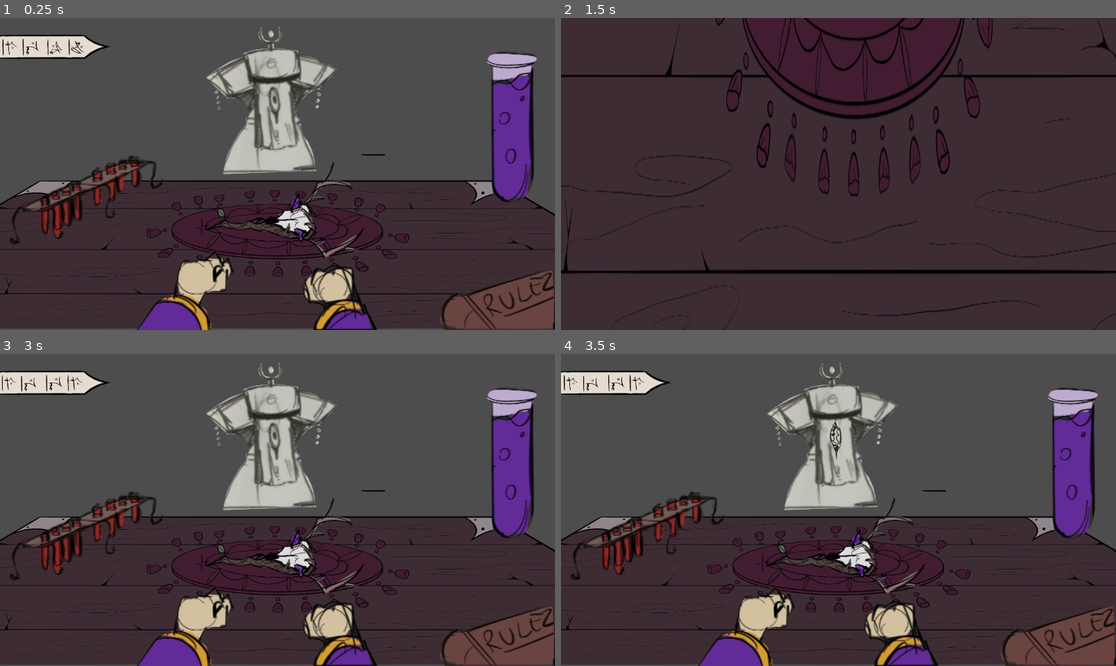
Above: before the commit, frames 1-4 (two rows, left to right).
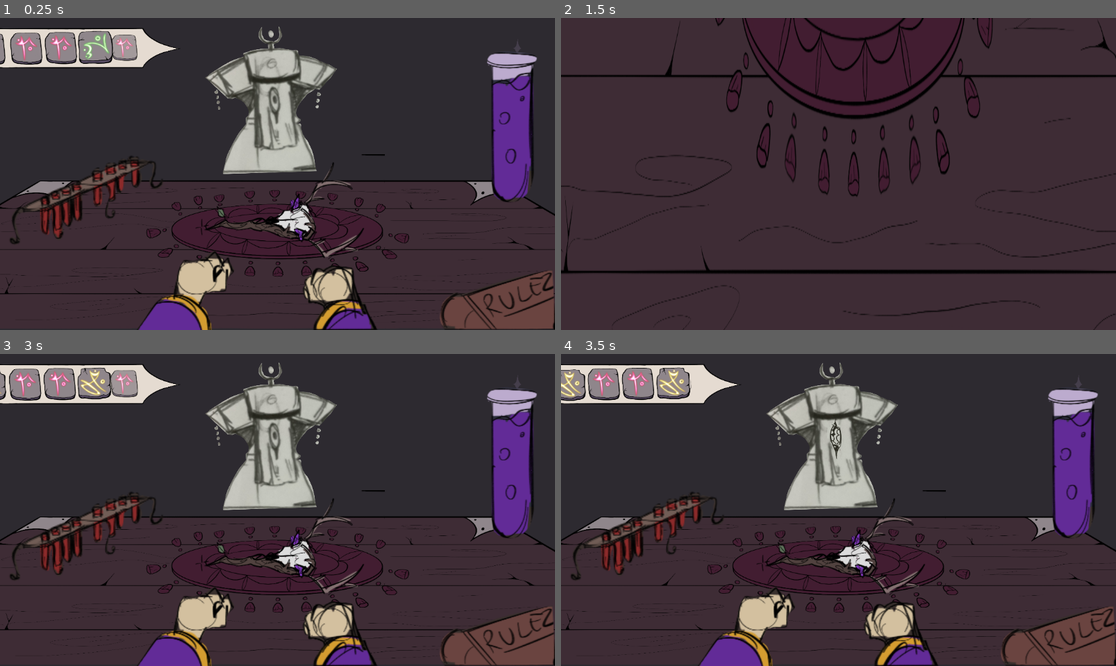
Above: after the commit, the same moments.

Repository: PSielchan/hex_rulette
Game: Godot game, scene res://scenes/game.tscn
Two runs of this game, one before a commit and one after it. Both use one fixed random seed, a clock stepped at 60 frames per second and the inputs below.
Inputs (mouse positions are in pixels of both pictures, inside the frame that each line leads up to):
- Up to frame 1 (0.25 s): no input
- Up to frame 2 (1.5 s): click (1043, 295) at 0.52 s; click (916, 136) at 1.25 s
- Up to frame 3 (3 s): click (222, 475) at 2 s; click (482, 631) at 2.77 s
- Up to frame 4 (3.5 s): no input

The runs differ from the first frame. In frame 1, 43% of the frame differs, in the area x 0-100%, y 0-100%; in frame 2, less than 0.1%; in frame 3, 43%; in frame 4, 43%.

Commit message:
queue done, and some of the background

Diff:
--- /dev/null
+++ b/scenes/background.tscn
@@ -0,0 +1,57 @@
+[gd_scene load_steps=7 format=3 uid="uid://7ko1vyjp002k"]
+
+[ext_resource type="Script" uid="uid://bpcb54v2k1sxf" path="res://scripts/background.gd" id="1_jougr"]
+[ext_resource type="Texture2D" uid="uid://c5fevcsuq0eb1" path="res://assets/background/background.png" id="1_oabld"]
+[ext_resource type="Texture2D" uid="uid://b3qkbybqso6fg" path="res://assets/background/star.png" id="2_y0upk"]
+
+[sub_resource type="Animation" id="Animation_jougr"]
+resource_name = "flicker"
+tracks/0/type = "value"
+tracks/0/imported = false
+tracks/0/enabled = true
+tracks/0/path = NodePath("Background/Star_0:scale")
+tracks/0/interp = 1
+tracks/0/loop_wrap = true
+tracks/0/keys = {
+"times": PackedFloat32Array(0, 0.266667, 0.5, 0.766667, 1),
+"transitions": PackedFloat32Array(1, 1, 1, 1, 1),
+"update": 0,
+"values": [Vector2(1, 1), Vector2(1.25, 1.25), Vector2(1, 1), Vector2(0.75, 0.75), Vector2(1, 1)]
+}
+
+[sub_resource type="Animation" id="Animation_cbsqf"]
+length = 0.001
+tracks/0/type = "value"
+tracks/0/imported = false
+tracks/0/enabled = true
+tracks/0/path = NodePath("Background/Star_0:scale")
+tracks/0/interp = 1
+tracks/0/loop_wrap = true
+tracks/0/keys = {
+"times": PackedFloat32Array(0),
+"transitions": PackedFloat32Array(1),
+"update": 0,
+"values": [Vector2(1, 1)]
+}
+
+[sub_resource type="AnimationLibrary" id="AnimationLibrary_wisxt"]
+_data = {
+&"RESET": SubResource("Animation_cbsqf"),
+&"flicker": SubResource("Animation_jougr")
+}
+
+[node name="Background" type="Node2D"]
+script = ExtResource("1_jougr")
+
+[node name="Background" type="Sprite2D" parent="."]
+z_index = -10
+texture = ExtResource("1_oabld")
+
+[node name="Star_0" type="Sprite2D" parent="Background"]
+position = Vector2(1004, -551)
+texture = ExtResource("2_y0upk")
+
+[node name="AnimationPlayer" type="AnimationPlayer" parent="."]
+libraries = {
+&"": SubResource("AnimationLibrary_wisxt")
+}
--- a/scenes/game.tscn
+++ b/scenes/game.tscn
@@ -10,6 +10,7 @@
 [ext_resource type="PackedScene" uid="uid://htrxa20sgcmh" path="res://scenes/player_r.tscn" id="7_u5sy4"]
 [ext_resource type="PackedScene" uid="uid://bcp576jlgiq84" path="res://scenes/rozdzka.tscn" id="8_gee14"]
 [ext_resource type="PackedScene" uid="uid://daued87qsq53c" path="res://scenes/queue.tscn" id="10_vtaks"]
+[ext_resource type="PackedScene" uid="uid://7ko1vyjp002k" path="res://scenes/background.tscn" id="11_kvpfn"]
 
 [node name="Game" type="Node2D"]
 
@@ -52,7 +53,10 @@
 position = Vector2(-135, 717)
 
 [node name="Queue" parent="." instance=ExtResource("10_vtaks")]
-position = Vector2(-1127, -510)
+position = Vector2(-990, -501)
+
+[node name="Background" parent="." instance=ExtResource("11_kvpfn")]
+position = Vector2(15, 107)
 
 [connection signal="timeout" from="Main/Timer" to="Main" method="_on_timer_timeout"]
 [connection signal="timeout" from="Main/Timer2" to="Main" method="_on_timer_timeout"]
--- a/scenes/queue.tscn
+++ b/scenes/queue.tscn
@@ -1,74 +1,85 @@
-[gd_scene load_steps=11 format=3 uid="uid://daued87qsq53c"]
+[gd_scene load_steps=10 format=3 uid="uid://daued87qsq53c"]
 
 [ext_resource type="Texture2D" uid="uid://bkeymkc4c83i0" path="res://assets/queue/queue.png" id="1_ifv7a"]
 [ext_resource type="Script" uid="uid://bg0iblqm1gw1c" path="res://scripts/queue_body.gd" id="2_33alr"]
-[ext_resource type="Texture2D" uid="uid://ciirfc2336uw0" path="res://assets/queue/curse_0.png" id="3_ylepo"]
-[ext_resource type="Texture2D" uid="uid://dqhqksv7utd2u" path="res://assets/queue/curse_1.png" id="4_ocuui"]
-[ext_resource type="Texture2D" uid="uid://i01fb4vskjrj" path="res://assets/queue/curse_2.png" id="5_mbply"]
-[ext_resource type="Texture2D" uid="uid://c6531ill4b32n" path="res://assets/queue/curse_3.png" id="6_krb4q"]
-[ext_resource type="Script" uid="uid://fh3pneua3k1i" path="res://scripts/animation_player.gd" id="7_ylepo"]
+[ext_resource type="Texture2D" uid="uid://dgdpbxiyvik7i" path="res://assets/queue/hybris.png" id="3_ylepo"]
+[ext_resource type="Texture2D" uid="uid://blwuts3ui6k7m" path="res://assets/queue/agnoia.png" id="4_ocuui"]
+[ext_resource type="Texture2D" uid="uid://cwoxwdgw3dpb5" path="res://assets/queue/chronos.png" id="5_mbply"]
+[ext_resource type="Texture2D" uid="uid://d3qf143eksov6" path="res://assets/queue/fatum.png" id="6_drhpw"]
 
 [sub_resource type="Animation" id="Animation_33alr"]
 resource_name = "slide"
 tracks/0/type = "value"
 tracks/0/imported = false
 tracks/0/enabled = true
-tracks/0/path = NodePath("QueueBody/Curse4:position")
+tracks/0/path = NodePath("Curse4:position")
 tracks/0/interp = 1
 tracks/0/loop_wrap = true
 tracks/0/keys = {
 "times": PackedFloat32Array(0, 1),
 "transitions": PackedFloat32Array(1, 1),
 "update": 0,
-"values": [Vector2(-266, -4), Vector2(-182, -3)]
+"values": [Vector2(-432, 4), Vector2(-277, 3)]
 }
 tracks/1/type = "value"
 tracks/1/imported = false
 tracks/1/enabled = true
-tracks/1/path = NodePath("QueueBody/Curse3:position")
+tracks/1/path = NodePath("Curse3:position")
 tracks/1/interp = 1
 tracks/1/loop_wrap = true
 tracks/1/keys = {
 "times": PackedFloat32Array(0, 1),
 "transitions": PackedFloat32Array(1, 1),
 "update": 0,
-"values": [Vector2(-182, -1.99998), Vector2(-98, -4)]
+"values": [Vector2(-277, 3), Vector2(-130, -1)]
 }
 tracks/2/type = "value"
 tracks/2/imported = false
 tracks/2/enabled = true
-tracks/2/path = NodePath("QueueBody/Curse2:position")
+tracks/2/path = NodePath("Curse2:position")
 tracks/2/interp = 1
 tracks/2/loop_wrap = true
 tracks/2/keys = {
 "times": PackedFloat32Array(0, 1),
 "transitions": PackedFloat32Array(1, 1),
 "update": 0,
-"values": [Vector2(-94, -7), Vector2(8, -7)]
+"values": [Vector2(-132.589, -0.0741248), Vector2(11, -2)]
 }
 tracks/3/type = "value"
 tracks/3/imported = false
 tracks/3/enabled = true
-tracks/3/path = NodePath("QueueBody/Curse1:position")
+tracks/3/path = NodePath("Curse1:position")
 tracks/3/interp = 1
 tracks/3/loop_wrap = true
 tracks/3/keys = {
 "times": PackedFloat32Array(0, 1),
 "transitions": PackedFloat32Array(1, 1),
 "update": 0,
-"values": [Vector2(5, -3), Vector2(93, -3)]
+"values": [Vector2(5.48386, -3.38281), Vector2(154, -4)]
 }
 tracks/4/type = "value"
 tracks/4/imported = false
 tracks/4/enabled = true
-tracks/4/path = NodePath("QueueBody/Curse0:self_modulate")
+tracks/4/path = NodePath("Curse0:self_modulate")
 tracks/4/interp = 1
 tracks/4/loop_wrap = true
 tracks/4/keys = {
-"times": PackedFloat32Array(0.0333333, 1),
+"times": PackedFloat32Array(0, 1),
 "transitions": PackedFloat32Array(1, 1),
 "update": 0,
 "values": [Color(1, 1, 1, 1), Color(1, 1, 1, 0)]
+}
+tracks/5/type = "value"
+tracks/5/imported = false
+tracks/5/enabled = true
+tracks/5/path = NodePath("Curse0:scale")
+tracks/5/interp = 1
+tracks/5/loop_wrap = true
+tracks/5/keys = {
+"times": PackedFloat32Array(0, 1),
+"transitions": PackedFloat32Array(1, 1),
+"update": 0,
+"values": [Vector2(0.975261, 0.975261), Vector2(0, 0)]
 }
 
 [sub_resource type="Animation" id="Animation_ylepo"]
@@ -76,55 +87,55 @@
 tracks/0/type = "value"
 tracks/0/imported = false
 tracks/0/enabled = true
-tracks/0/path = NodePath("QueueBody/Curse4:position")
+tracks/0/path = NodePath("Curse4:position")
 tracks/0/interp = 1
 tracks/0/loop_wrap = true
 tracks/0/keys = {
 "times": PackedFloat32Array(0),
 "transitions": PackedFloat32Array(1),
 "update": 0,
-"values": [Vector2(-266, -4)]
+"values": [Vector2(-432, 4)]
 }
 tracks/1/type = "value"
 tracks/1/imported = false
 tracks/1/enabled = true
-tracks/1/path = NodePath("QueueBody/Curse3:position")
+tracks/1/path = NodePath("Curse3:position")
 tracks/1/interp = 1
 tracks/1/loop_wrap = true
 tracks/1/keys = {
 "times": PackedFloat32Array(0),
 "transitions": PackedFloat32Array(1),
 "update": 0,
-"values": [Vector2(-182, -1.99998)]
+"values": [Vector2(-277, 3)]
 }
 tracks/2/type = "value"
 tracks/2/imported = false
 tracks/2/enabled = true
-tracks/2/path = NodePath("QueueBody/Curse2:position")
+tracks/2/path = NodePath("Curse2:position")
 tracks/2/interp = 1
 tracks/2/loop_wrap = true
 tracks/2/keys = {
 "times": PackedFloat32Array(0),
 "transitions": PackedFloat32Array(1),
 "update": 0,
-"values": [Vector2(-94, -7)]
+"values": [Vector2(-132.589, -0.0741248)]
 }
 tracks/3/type = "value"
 tracks/3/imported = false
 tracks/3/enabled = true
-tracks/3/path = NodePath("QueueBody/Curse1:position")
+tracks/3/path = NodePath("Curse1:position")
 tracks/3/interp = 1
 tracks/3/loop_wrap = true
 tracks/3/keys = {
 "times": PackedFloat32Array(0),
 "transitions": PackedFloat32Array(1),
 "update": 0,
-"values": [Vector2(5, -3)]
+"values": [Vector2(5.48386, -3.38281)]
 }
 tracks/4/type = "value"
 tracks/4/imported = false
 tracks/4/enabled = true
-tracks/4/path = NodePath("QueueBody/Curse0:self_modulate")
+tracks/4/path = NodePath("Curse0:self_modulate")
 tracks/4/interp = 1
 tracks/4/loop_wrap = true
 tracks/4/keys = {
@@ -132,6 +143,18 @@
 "transitions": PackedFloat32Array(1),
 "update": 0,
 "values": [Color(1, 1, 1, 1)]
+}
+tracks/5/type = "value"
+tracks/5/imported = false
+tracks/5/enabled = true
+tracks/5/path = NodePath("Curse0:scale")
+tracks/5/interp = 1
+tracks/5/loop_wrap = true
+tracks/5/keys = {
+"times": PackedFloat32Array(0),
+"transitions": PackedFloat32Array(1),
+"update": 0,
+"values": [Vector2(0.975261, 0.975261)]
 }
 
 [sub_resource type="AnimationLibrary" id="AnimationLibrary_ocuui"]
@@ -148,32 +171,31 @@
 script = ExtResource("2_33alr")
 
 [node name="Curse0" type="Sprite2D" parent="QueueBody"]
-position = Vector2(97, -4)
-scale = Vector2(0.669231, 0.669231)
+position = Vector2(163, -3)
+scale = Vector2(0.975261, 0.975261)
 texture = ExtResource("3_ylepo")
 
 [node name="Curse1" type="Sprite2D" parent="QueueBody"]
-position = Vector2(5, -3)
-scale = Vector2(0.696721, 0.696721)
+position = Vector2(5.48386, -3.38281)
+scale = Vector2(0.919549, 0.919549)
 texture = ExtResource("4_ocuui")
 
 [node name="Curse2" type="Sprite2D" parent="QueueBody"]
-position = Vector2(-94, -7)
-scale = Vector2(0.720472, 0.720473)
+position = Vector2(-132.589, -0.0741248)
+scale = Vector2(0.922595, 0.922596)
 texture = ExtResource("5_mbply")
 
 [node name="Curse3" type="Sprite2D" parent="QueueBody"]
-position = Vector2(-182, -1.99998)
-scale = Vector2(0.689655, 0.689655)
-texture = ExtResource("6_krb4q")
+position = Vector2(-277, 3)
+scale = Vector2(0.920622, 0.920622)
+texture = ExtResource("6_drhpw")
 
 [node name="Curse4" type="Sprite2D" parent="QueueBody"]
-position = Vector2(-266, -4)
-scale = Vector2(0.664583, 0.664583)
-texture = ExtResource("6_krb4q")
-
-[node name="AnimationPlayer" type="AnimationPlayer" parent="."]
+position = Vector2(-432, 4)
+scale = Vector2(0.910734, 0.910734)
+texture = ExtResource("6_drhpw")
+
+[node name="AnimationPlayer" type="AnimationPlayer" parent="QueueBody"]
 libraries = {
 &"": SubResource("AnimationLibrary_ocuui")
 }
-script = ExtResource("7_ylepo")
--- /dev/null
+++ b/scripts/background.gd
@@ -0,0 +1,13 @@
+extends Node2D
+
+
+# Called when the node enters the scene tree for the first time.
+func _ready() -> void:
+	for child in get_children(true) :
+		print(child)
+	pass # Replace with function body.
+
+
+# Called every frame. 'delta' is the elapsed time since the previous frame.
+func _process(delta: float) -> void:
+	pass
--- a/scripts/main.gd
+++ b/scripts/main.gd
@@ -15,6 +15,7 @@
 var tura = 0
 
 func _process(_delta) :
+
 	if next_action==Action.Shot and do_action:
 		do_action=false
 		ready_shot=false
--- a/scripts/queue_body.gd
+++ b/scripts/queue_body.gd
@@ -1,25 +1,33 @@
 extends Sprite2D
 
-#@onready var Main: Node = %Main
-
+var POSITION = $".".position
 
 func rand_curse_id() :
 	return int(randf()*4)
 
 var buffer = [rand_curse_id(), rand_curse_id(), rand_curse_id(), rand_curse_id(), rand_curse_id()]
 
-var textures = [preload("res://assets/queue/curse_0.png"),
-				preload("res://assets/queue/curse_1.png"),
-				preload("res://assets/queue/curse_2.png"),
-				preload("res://assets/queue/curse_3.png"),
+const agnoia_file = "res://assets/queue/agnoia.png"
+const chronos_file = "res://assets/queue/chronos.png"
+const fatum_file = "res://assets/queue/fatum.png"
+const hybris_file = "res://assets/queue/hybris.png"
+
+var textures = [preload(agnoia_file),
+				preload(chronos_file),
+				preload(fatum_file),
+				preload(hybris_file),
 				]
 
-#func _ready() :
-	## Change child textures when ready, or call this function elsewhere
-	#change_children_images()
+#var curses_positions
+
+func _ready() :
+	# Change child textures when ready, or call this function elsewhere
+
+	change_children_images()
+
 
 func change_children_images() :
-	get_node("../AnimationPlayer").play("slide")
+	$AnimationPlayer.play("slide")
 	var children = get_children()
 	for i in len(buffer) :
 		children[i].texture = textures[buffer[i]]
@@ -33,7 +41,7 @@
 		if len(buffer) > 0 :
 			buffer.remove_at(0)
 		buffer.append(rand_curse_id())
-		print(buffer)
+		#print(buffer)
 		change_children_images()
 
 		#if event.button_index == BUTTON_LEFT :
Binary file added: assets/background/background.png
Not shown, added: assets/background/background.png.import
Binary file added: assets/background/star.png
Not shown, added: assets/background/star.png.import
Binary file added: assets/queue/agnoia.png
Not shown, added: assets/queue/agnoia.png.import
Binary file added: assets/queue/chronos.png
Not shown, added: assets/queue/chronos.png.import
Binary file added: assets/queue/fatum.png
Not shown, added: assets/queue/fatum.png.import
Binary file added: assets/queue/hybris.png
Not shown, added: assets/queue/hybris.png.import
(and 3 more such lines)
